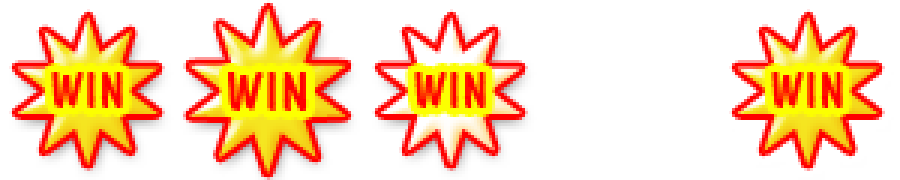
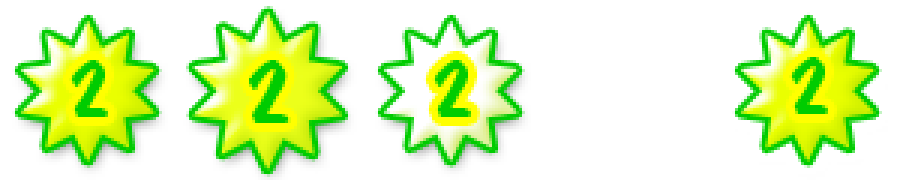
Layer changes from the first 900 × 180 image to the second:
added group "1 (копия) 3" with 2 layers above "1 (копия)" over [18, 18, 156, 162]
added layer "2" (1st of 4, in "1 (копия) 3") in group "1 (копия) 3" over [69, 60, 108, 117]
added layer "Фигура 1 (копия) 8" in group "1 (копия) 3" over [18, 18, 156, 162]
hid group "1" (2nd of 5) (2 layers) over [15, 15, 159, 165]
added group "roll (копия) 2" with 2 layers above "roll (копия)" over [192, 12, 345, 171]
added layer "2" (2nd of 4, in "roll (копия) 2") in group "roll (копия) 2" over [249, 60, 291, 123]
added layer "Фигура 1 (копия) 9" in group "roll (копия) 2" over [192, 12, 345, 171]
hid group "roll" (2 layers) over [189, 6, 348, 174]
added group "press (копия) 2" with 2 layers above "press (копия)" over [381, 18, 519, 162]
added layer "2" (3rd of 4, in "press (копия) 2") in group "press (копия) 2" over [432, 60, 471, 117]
added layer "Фигура 1 (копия) 10" in group "press (копия) 2" over [381, 18, 519, 162]
hid group "press" (2 layers) over [378, 15, 522, 165]
added group "select (копия) 2" with 2 layers above "select (копия)" over [738, 18, 876, 162]
added layer "2" (4th of 4, in "select (копия) 2") in group "select (копия) 2" over [789, 57, 828, 114]
added layer "Фигура 1 (копия) 11" in group "select (копия) 2" over [738, 18, 876, 162]
hid group "select" (2 layers) over [735, 15, 879, 165]
